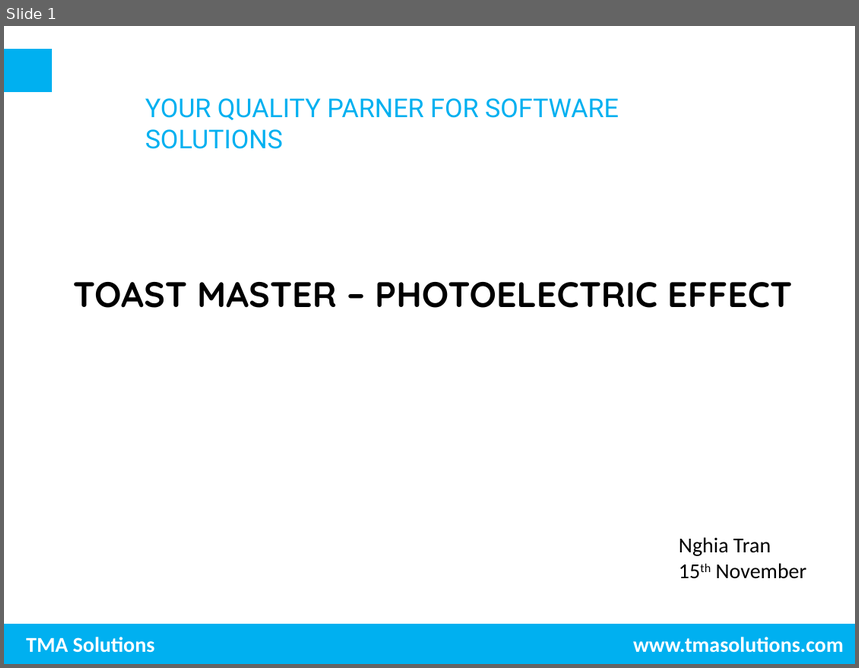
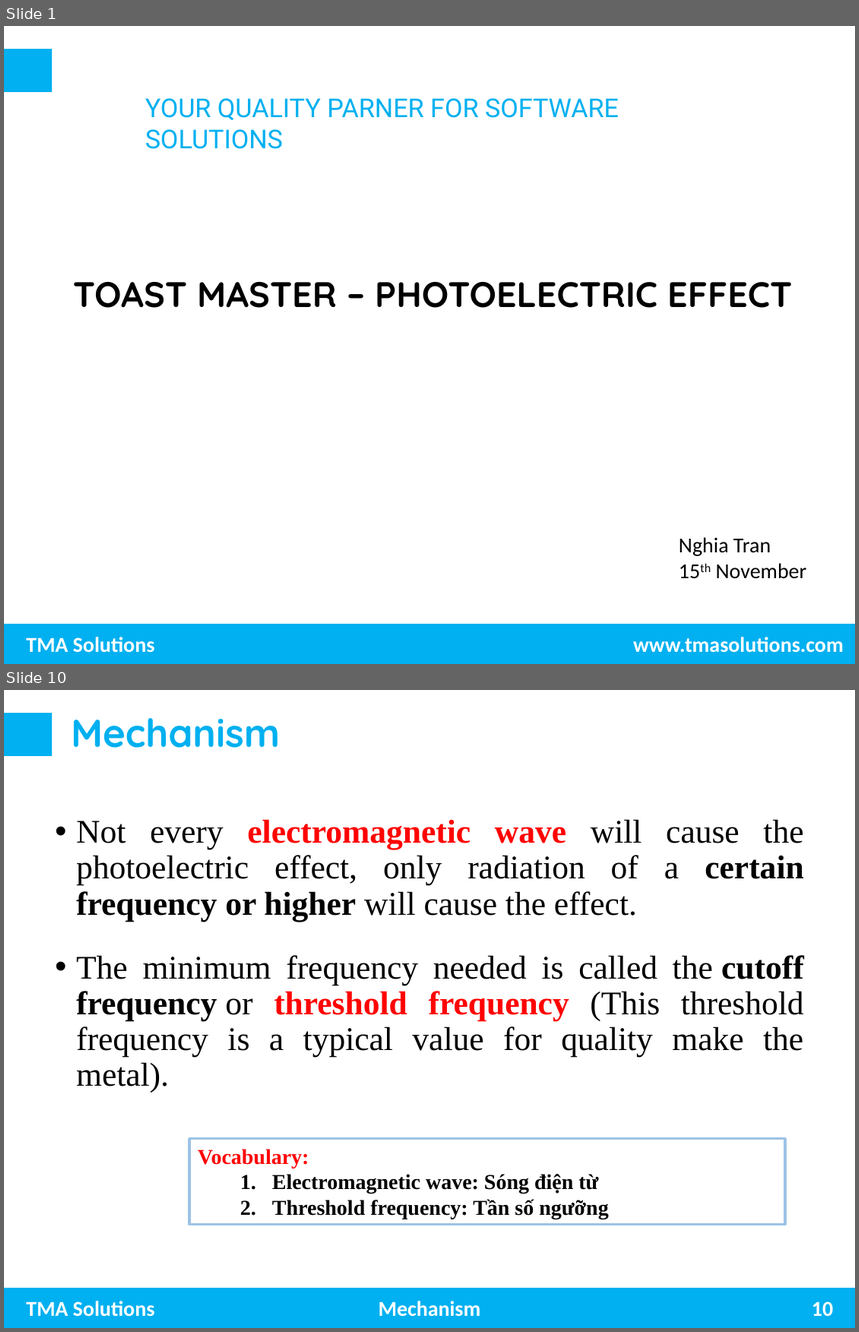
Before and after one commit to trungnghia2009/MachineLearning, a slide deck: Photoelectric effect.pptx. Shown one above the other, each under a label of ours: slide 1 before the commit, slides 1 and 10 after it; the slides between them are not shown. The pictures are 859x668 and 859x1332 pixels, drawn with LibreOffice and Linux fonts; fonts in the diff are those of the drawing; background and template pictures are left out. Boxes give left, top, right and bottom in pixels: in the first picture for what was removed or moved away, otherwise in the second. Text is boxed around its words. In the diff, an @@ line names an element or a change of style, - is before the commit and + after.

```diff
--- a/Photoelectric effect.pptx
+++ b/Photoelectric effect.pptx
@@ slide 10 added at (4, 690, 855, 1328), background #FFFFFF; not listed: 3 template elements that a slide beside it also shows @@
@@ title added at (71, 718, 280, 748), 33 pt, text #00B0F0, bold @@
+Mechanism
@@ text added at (76, 819, 804, 1093), 28 pt, text #000000 @@
+• Not every electromagnetic wave will cause the photoelectric effect, only radiation of a certain frequency or higher will cause the effect.
+• The minimum frequency needed is called the cutoff frequency or threshold frequency (This threshold frequency is a typical value for quality make the metal).
@@ rectangle added at (189, 1138, 785, 1224), outline #9DC3E6 2.25 pt, 18 pt, text #000000, bold @@
+Vocabulary:
+  1. Electromagnetic wave: Sóng điện từ
+  2. Threshold frequency: Tần số ngưỡng
@@ text added at (379, 1301, 481, 1317), 18 pt, text #FFFFFF, bold @@
+Mechanism
@@ page number added at (812, 1302, 833, 1316), 18 pt, text #FFFFFF, bold @@
+10
```
Also in this commit, not shown: 4 slides changed, 8 other slides added, 25 slides removed.
